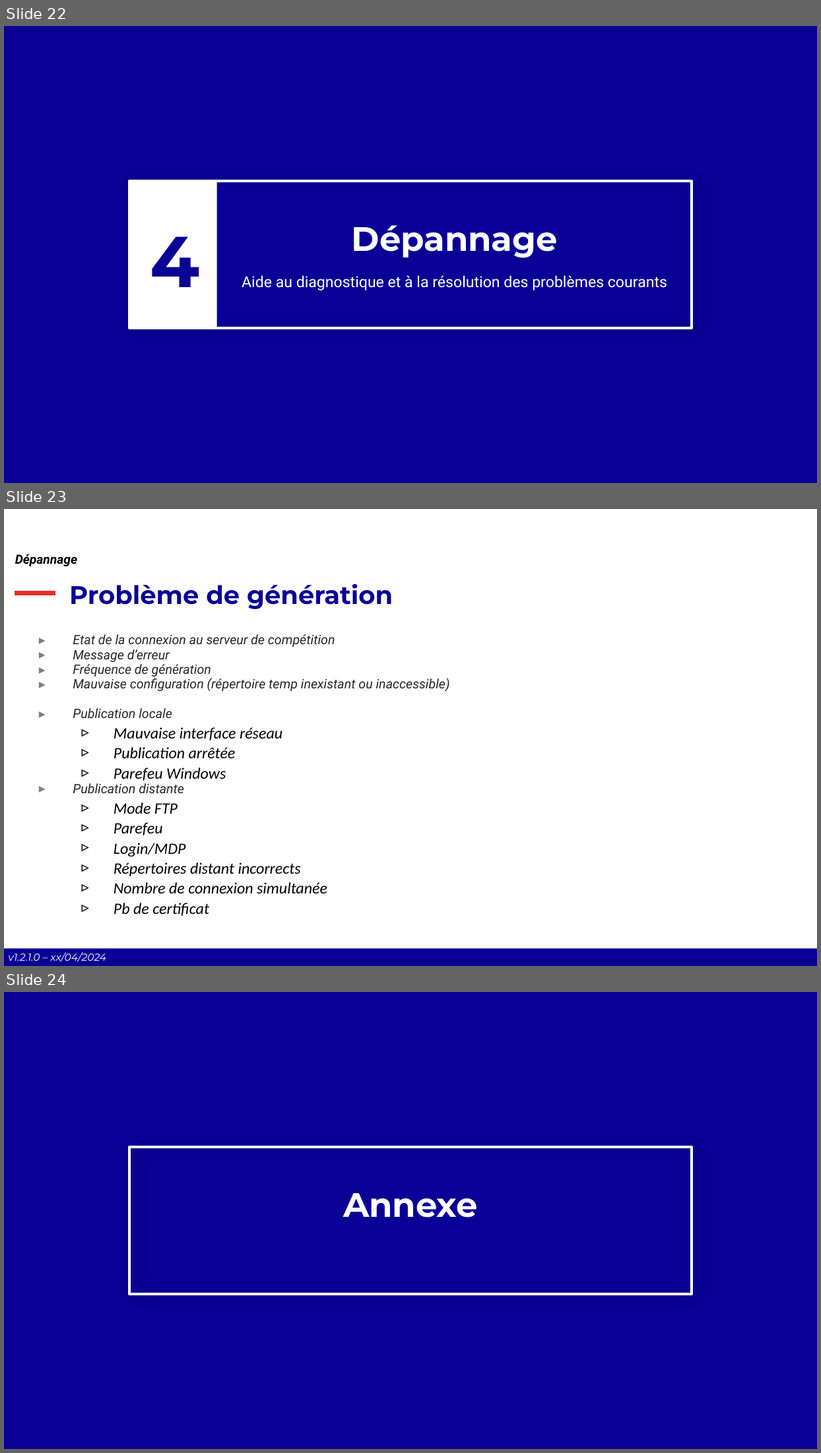
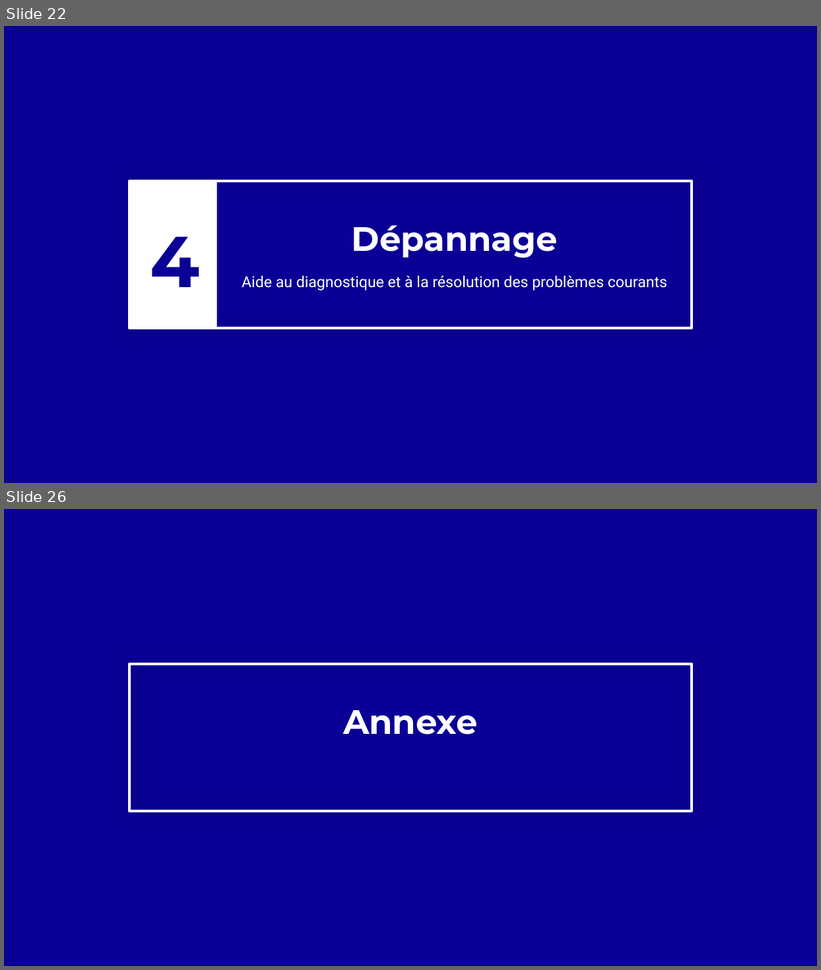
Before and after one commit to Comite-Rhone-Judo/PublicationSuiviCompetition, a slide deck: AppPublication/Documentation/PublicationSuiviCompetition - Manuel d'utilisation.pptx. Shown one above the other, each under a label of ours: slides 22, 23 and 24 before the commit, slides 22 and 26 after it; the slides between them are not shown. The pictures are 821x1453 and 821x970 pixels, drawn with LibreOffice and Linux fonts; fonts in the diff are those of the drawing; background and template pictures are left out. Boxes give left, top, right and bottom in pixels: in the first picture for what was removed or moved away, otherwise in the second. Text is boxed around its words. In the diff, an @@ line names an element or a change of style, - is before the commit and + after.

```diff
--- a/AppPublication/Documentation/PublicationSuiviCompetition - Manuel d'utilisation.pptx
+++ b/AppPublication/Documentation/PublicationSuiviCompetition - Manuel d'utilisation.pptx
@@ slide 23 removed at [4,509,817,966], background #FFFFFF @@
@@ text removed at [15,554,77,566] @@
-Dépannage
@@ title removed at [69,584,393,609] @@
-Problème de génération
@@ line removed from (15, 593) to (56, 593) @@
@@ rectangle removed at [187,603,635,872] @@
@@ text removed at [73,634,450,916] @@
-▸ Etat de la connexion au serveur de compétition
-▸ Message d’erreur
-▸ Fréquence de génération
-▸ Mauvaise configuration (répertoire temp inexistant ou inaccessible)
-▸ Publication locale
-  ▹ Mauvaise interface réseau
-  ▹ Publication arrêtée
-  ▹ Parefeu Windows
-▸ Publication distante
-  ▹ Mode FTP
-  ▹ Parefeu
-  ▹ Login/MDP
-  ▹ Répertoires distant incorrects
-  ▹ Nombre de connexion simultanée
-  ▹ Pb de certificat
@@ rectangle removed at [4,949,817,966] @@
@@ text removed at [8,953,106,962] @@
-v1.2.1.0 – xx/04/2024
@@ what was slide 24 is now slide 26 @@
```
Also in this commit, not shown: 26 slides changed, 4 slides added, 1 other slide removed, 3 other files.
